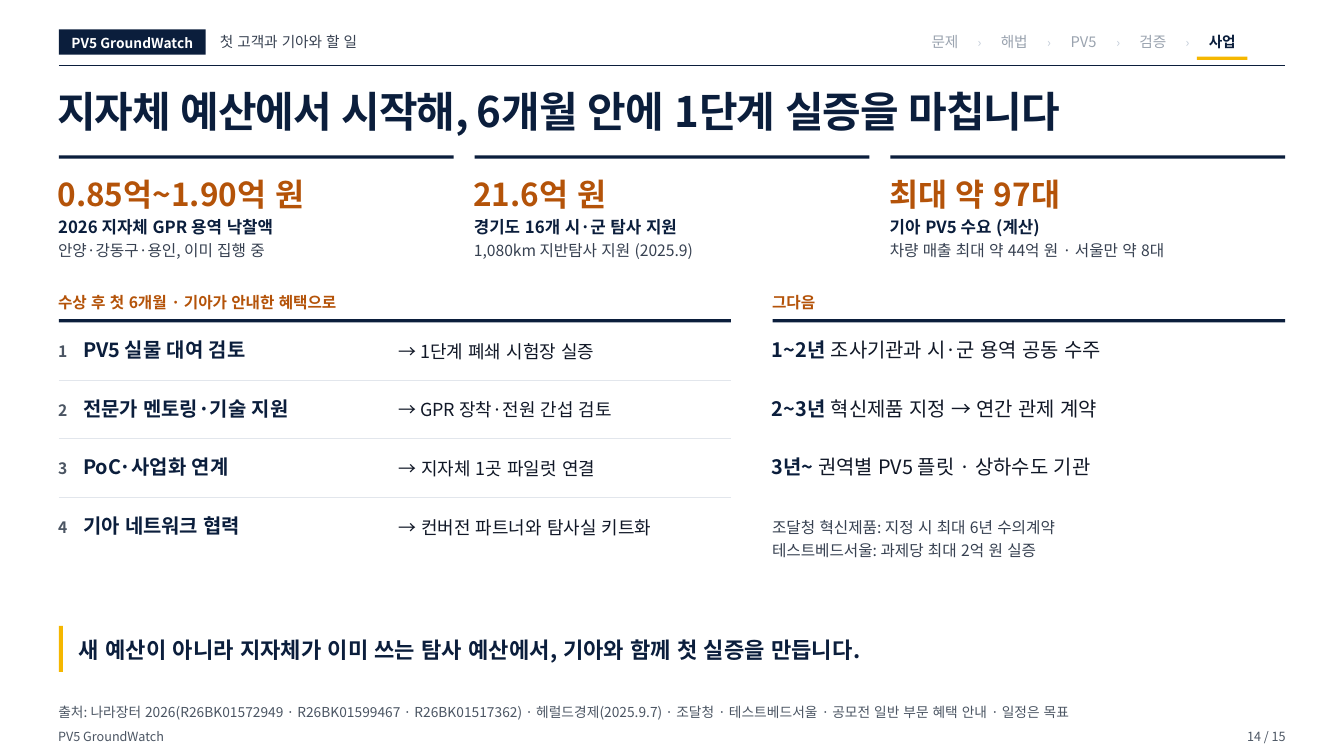
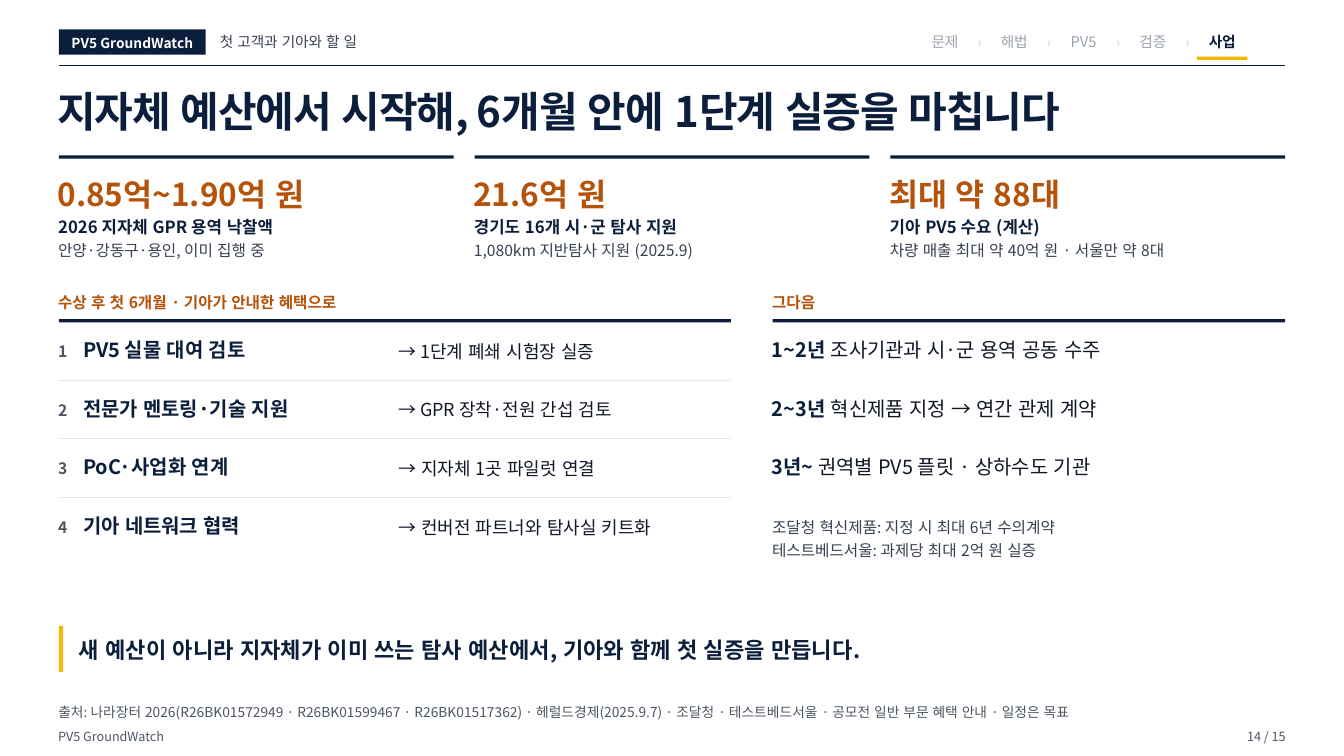
Before and after one commit to woojin-choe/pv5-hose-lab, a slide deck: slide 14 of ppt_all/PV5_GroundWatch_10_23.pptx. Drawn at 1344x756 pixels with LibreOffice and Linux fonts; fonts in the diff are those of the drawing. Boxes give left, top, right and bottom in pixels: in the first picture for what was removed or moved away, otherwise in the second. Text is boxed around its words. In the diff, an @@ line names an element or a change of style, - is before the commit and + after.

```diff
--- a/ppt_all/PV5_GroundWatch_10_23.pptx
+++ b/ppt_all/PV5_GroundWatch_10_23.pptx
@@ text at box(889, 179, 1060, 209): text changed @@
-최대 약 97대
+최대 약 88대
@@ text at box(890, 243, 1164, 258): text changed @@
-차량 매출 최대 약 44억 원 · 서울만 약 8대
+차량 매출 최대 약 40억 원 · 서울만 약 8대
```
Also in this commit, not shown: 3 other slides changed, 7 other files.
